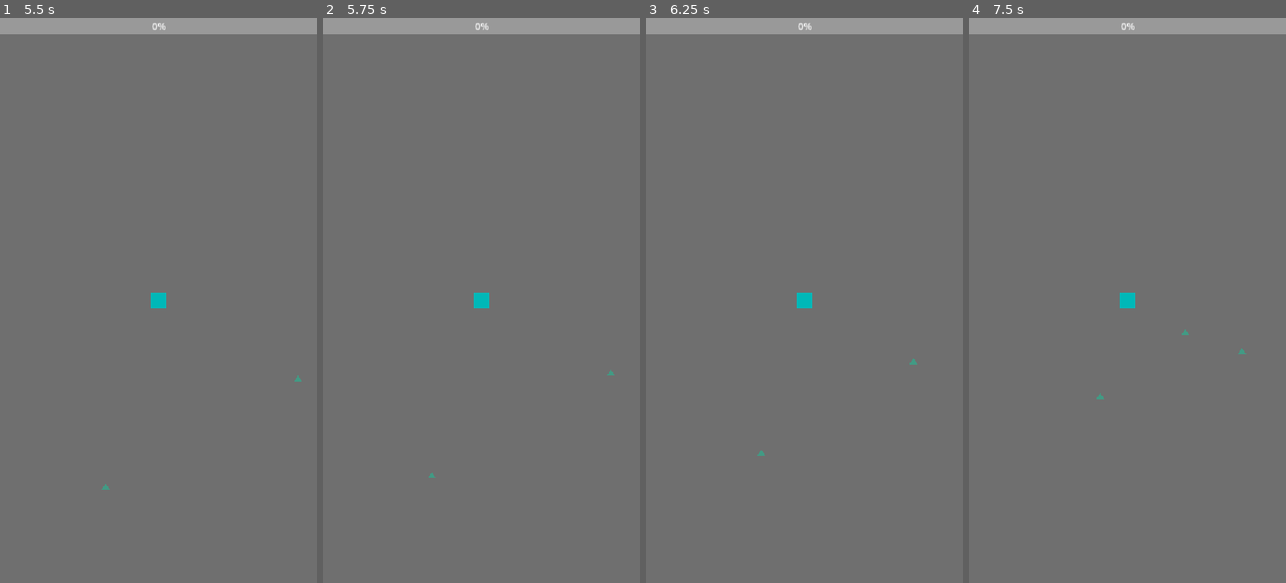
Above: before the commit, frames 1-4 (left to right).
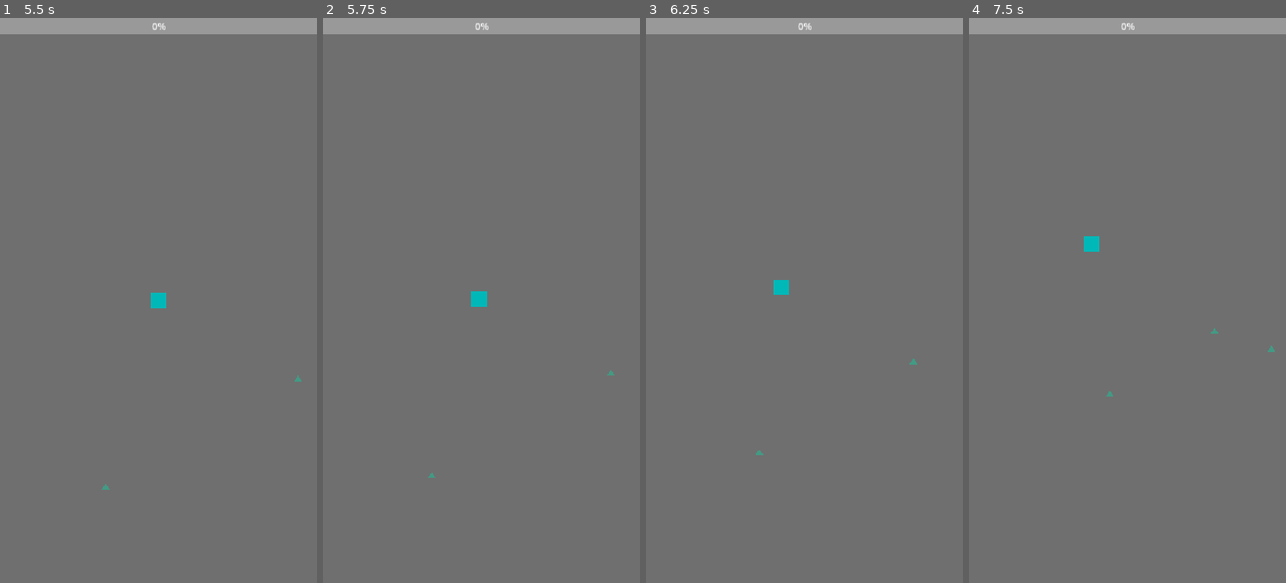
Above: after the commit, the same moments.

Repository: Optimist98/AI-Survivors
Game: Godot game, scene res://Scene/Main_menu.tscn
The game is run twice, just before and just after one commit, with the same random seed, the same clock (stepped at 60 frames per second) and the same inputs. The engine's default icon, where the game draws it, is replaced by a stand-in: a white triangle on a blue panel in a dark square.
Inputs:
- Up to frame 1 (5.5 s): click "Играть" at 0.5 s; tap Enter at 1.25, 2.75, 4.25 s; tap Space at 2, 3.5, 5 s
- Up to frame 2 (5.75 s): no input
- Up to frame 3 (6.25 s): no input
- Up to frame 4 (7.5 s): no input

Frame 1 is identical in both runs. In frame 2, less than 0.1% of the frame differs, in the area x 33-53%, y 48-82%; in frame 3, 0.3%; in frame 4, 0.4%, in the area x 36-97%, y 38-68%.
Error before the commit: Parse Error: Invalid operands "Array" and "int" for "*" operator. (res://Scripts/Player.gd:87)
Error after the commit: Invalid access to property or key 'xp_changed' on a base object of type 'CharacterBody2D (Player)'. (res://Scripts/level_1.gd:7)

Commit message:
fix: Fix Array multiplication syntax errors in Player.gd

Diff:
--- a/Scripts/Player.gd
+++ b/Scripts/Player.gd
@@ -84,8 +84,10 @@
 	for i in range(directions.size()):
 		directions[i] = directions[i].normalized()
 
-	danger = [0.0] * 8
-	interest = [0.0] * 8
+	# Инициализируем массивы весов
+	for _i in range(8):
+		danger.append(0.0)
+		interest.append(0.0)
 
 	# Подписываемся на сигналы
 	enemy_radar.body_entered.connect(_on_enemy_entered)
@@ -115,7 +117,9 @@
 
 # --- СИСТЕМА AI (ВЕСА) ---
 func get_danger_weights() -> void:
-	danger = [0.0] * 8
+	for i in range(danger.size()):
+		danger[i] = 0.0
+
 	var overlapping_bodies: Array[Node2D] = radar.get_overlapping_bodies()
 
 	for body in overlapping_bodies:
@@ -131,7 +135,9 @@
 					danger[i] = max(danger[i], dot * panic_factor)
 
 func get_interest_weights() -> void:
-	interest = [0.0] * 8
+	for i in range(interest.size()):
+		interest[i] = 0.0
+
 	var gems: Array[Node] = get_tree().get_nodes_in_group("gems")
 
 	if gems.size() > 0:
